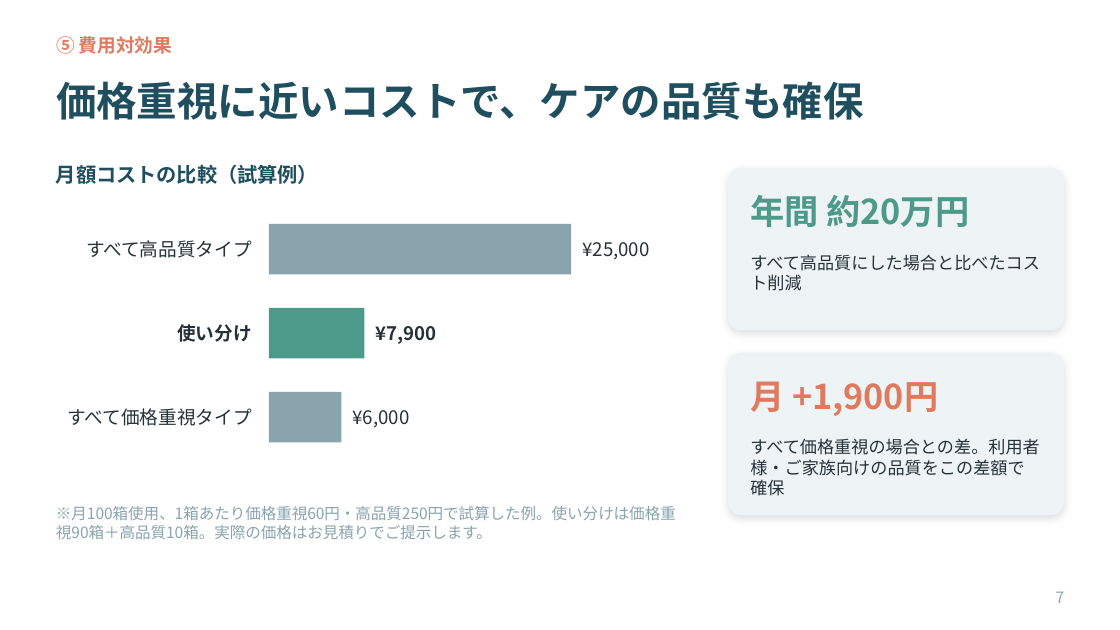
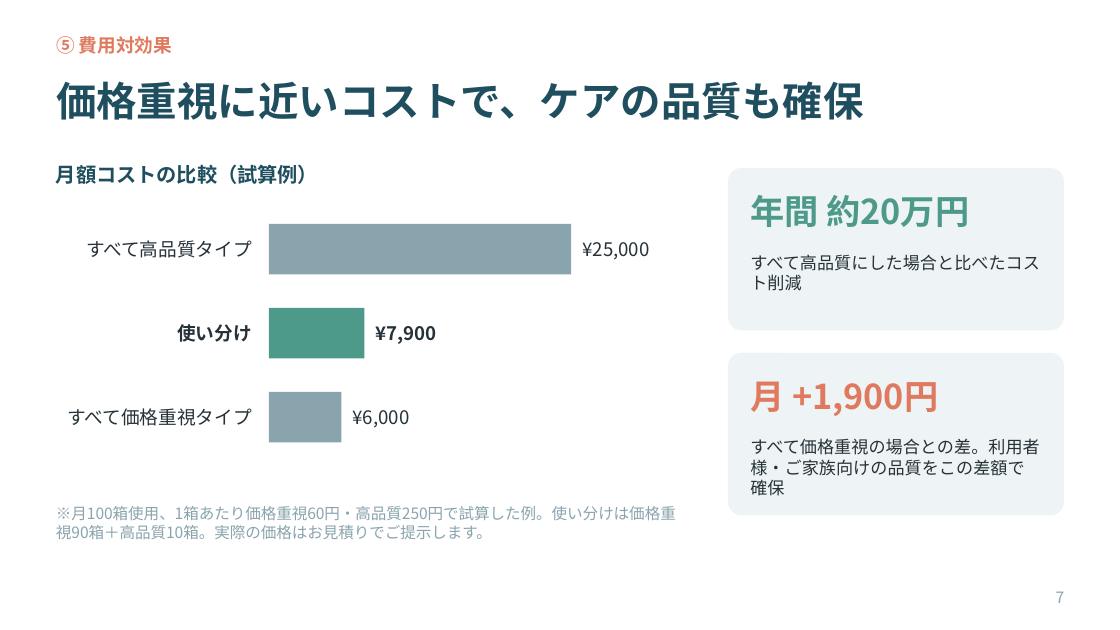
Before and after one commit to ha19870907-a11y/turbo-disco, a slide deck: slide 7 of tissue_sales_roleplay.pptx. Drawn at 1120x630 pixels with LibreOffice and Linux fonts; fonts in the diff are those of the drawing. Boxes give left, top, right and bottom in pixels: in the first picture for what was removed or moved away, otherwise in the second. Text is boxed around its words. In the diff, an @@ line names an element or a change of style, - is before the commit and + after.

```diff
--- a/tissue_sales_roleplay.pptx
+++ b/tissue_sales_roleplay.pptx
@@ rounded rectangle at (x1=728, y1=168, x2=1064, y2=330): shadow off @@
@@ rounded rectangle at (x1=728, y1=353, x2=1064, y2=515): shadow off @@
```
Also in this commit, not shown: 7 other slides changed, 1 other file.
